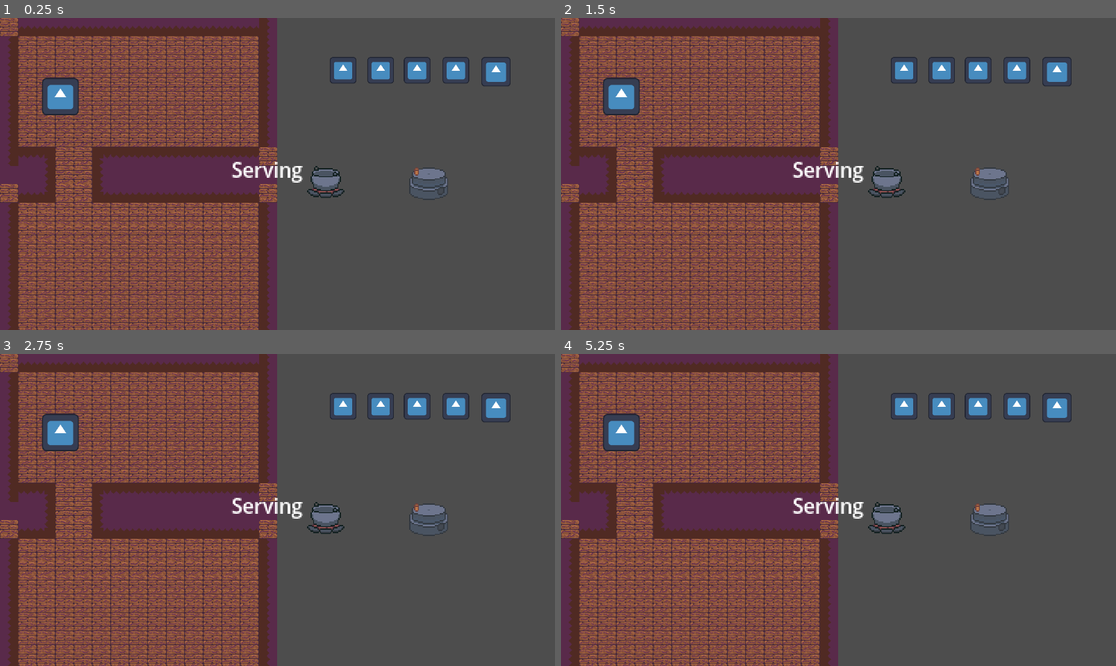
Above: before the commit, frames 1-4 (two rows, left to right).
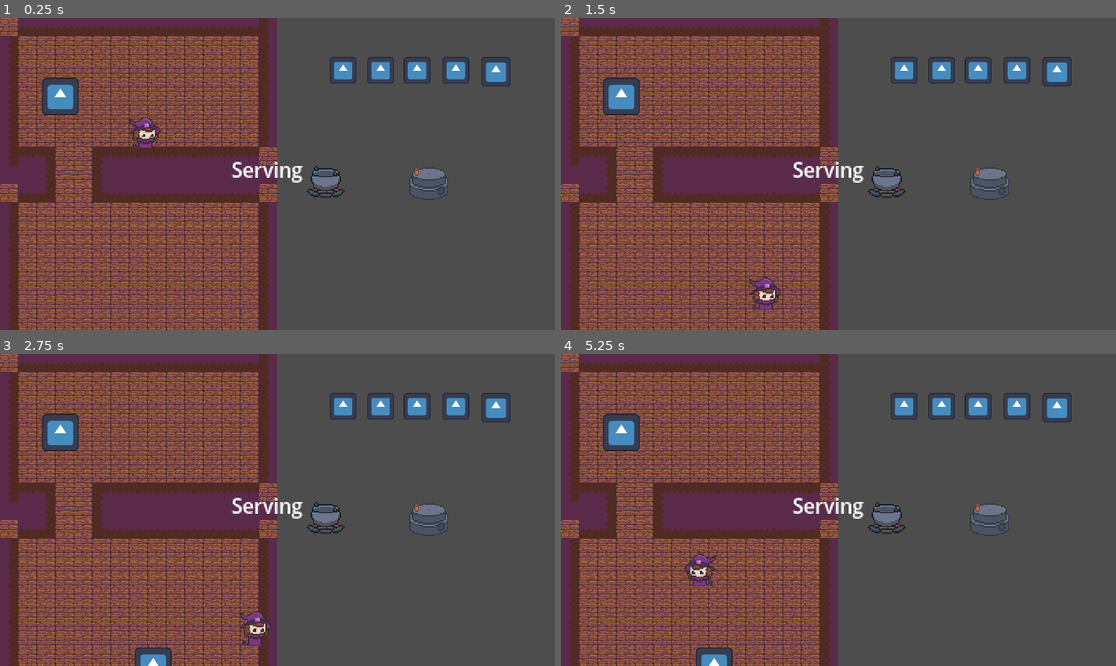
Above: after the commit, the same moments.

Repository: Yatagarasu163/apothecary-allergies
Game: Godot game, scene res://Assets/Scenes/testing_scene.tscn
Two runs of this game, one before a commit and one after it. Both use one fixed random seed, a clock stepped at 60 frames per second and the inputs below. The engine's default icon, where the game draws it, is replaced by a stand-in: a white triangle on a blue panel in a dark square.
Inputs:
- Up to frame 1 (0.25 s): no input
- Up to frame 2 (1.5 s): tap Enter at 0.5 s; hold D (WalkRight) 0.53-1.28 s; tap E (Add) at 0.6 s; hold S (WalkDown) from 1.28 s (still down); tap Space (Dash) at 1.35 s
- Up to frame 3 (2.75 s): release S (WalkDown) at 2.03 s; hold D (WalkRight) from 2.03 s (still down); tap F (Interact) at 2.1 s
- Up to frame 4 (5.25 s): release D (WalkRight) at 2.78 s; hold W (WalkUp) 2.78-3.53 s; tap one key every 0.75 s from 2.85 s: E (Add) Space (Dash) F (Interact) E (Add); hold A (WalkLeft) 3.53-5.03 s; hold S (WalkDown) from 5.03 s (still down)

The runs differ from the first frame. In frame 1, 0.3% of the frame differs, in the area x 23-29%, y 31-42%; in frame 2, 0.4%; in frame 3, 0.8%, in the area x 24-49%, y 82-100%; in frame 4, 0.8%.

Commit message:
player movement changes

Diff:
--- a/Assets/Prefabs/patient.tscn
+++ b/Assets/Prefabs/patient.tscn
@@ -2,7 +2,7 @@
 
 [ext_resource type="Script" uid="uid://gnamq3aldr64" path="res://Assets/Scripts/Patient Scripts/patient.gd" id="1_3c0vk"]
 [ext_resource type="Texture2D" uid="uid://c53wg8pq2wx7k" path="res://icon.svg" id="1_5ji0t"]
-[ext_resource type="PackedScene" uid="uid://cbbte4do35776" path="res://Assets/Prefabs/chat_bubble.tscn" id="2_7hvhy"]
+[ext_resource type="PackedScene" uid="uid://cbbte4do35776" path="res://Assets/Prefabs/Chat_Bubble.tscn" id="2_7hvhy"]
 
 [sub_resource type="AtlasTexture" id="AtlasTexture_7hvhy"]
 atlas = ExtResource("1_5ji0t")
@@ -26,7 +26,6 @@
 
 [node name="Patient" type="Node2D" unique_id=1386610887]
 texture_filter = 3
-position = Vector2(658, 2419)
 script = ExtResource("1_3c0vk")
 
 [node name="CharacterBody2D" type="CharacterBody2D" parent="." unique_id=390868079 groups=["Patient"]]
--- a/Assets/Prefabs/player.tscn
+++ b/Assets/Prefabs/player.tscn
@@ -19,13 +19,13 @@
 atlas = ExtResource("2_tgki7")
 region = Rect2(0, 96, 32, 32)
 
+[sub_resource type="AtlasTexture" id="AtlasTexture_v0672"]
+atlas = ExtResource("2_tgki7")
+region = Rect2(64, 64, 32, 32)
+
 [sub_resource type="AtlasTexture" id="AtlasTexture_7xaxw"]
 atlas = ExtResource("2_tgki7")
 region = Rect2(96, 64, 32, 32)
-
-[sub_resource type="AtlasTexture" id="AtlasTexture_v0672"]
-atlas = ExtResource("2_tgki7")
-region = Rect2(64, 64, 32, 32)
 
 [sub_resource type="AtlasTexture" id="AtlasTexture_2ehil"]
 atlas = ExtResource("2_tgki7")
@@ -152,10 +152,10 @@
 }, {
 "frames": [{
 "duration": 1.0,
+"texture": SubResource("AtlasTexture_v0672")
+}, {
+"duration": 1.0,
 "texture": SubResource("AtlasTexture_7xaxw")
-}, {
-"duration": 1.0,
-"texture": SubResource("AtlasTexture_v0672")
 }, {
 "duration": 1.0,
 "texture": SubResource("AtlasTexture_2ehil")
@@ -280,7 +280,8 @@
 position = Vector2(-1.0000019, -2.000002)
 scale = Vector2(4, 4)
 sprite_frames = SubResource("SpriteFrames_eot0c")
-animation = &"Walk_LeftBack"
+animation = &"Idle_RightFront"
+frame_progress = 0.1549724
 
 [node name="Player Collider" type="CollisionShape2D" parent="." unique_id=601112474]
 position = Vector2(7.1525574e-07, 23.5)
--- a/Assets/Scenes/testing_scene.tscn
+++ b/Assets/Scenes/testing_scene.tscn
@@ -1,6 +1,6 @@
 [gd_scene format=4 uid="uid://coobctfje2xa4"]
 
-[ext_resource type="PackedScene" uid="uid://b8pcqjalon378" path="res://Assets/Prefabs/player.tscn" id="1_k6s54"]
+[ext_resource type="PackedScene" uid="uid://b8pcqjalon378" path="res://Assets/Prefabs/Player.tscn" id="1_k6s54"]
 [ext_resource type="Script" uid="uid://c47eytvl5xbe0" path="res://Assets/Scripts/roomCamTrigger.gd" id="2_7tmfp"]
 [ext_resource type="PackedScene" uid="uid://b40l382tqoc3" path="res://Assets/Prefabs/Pestle.tscn" id="4_oceud"]
 [ext_resource type="Texture2D" uid="uid://dt312itx5pv75" path="res://Assets/Sprites/Tileset/floor tile.png" id="5_4h7gu"]
@@ -83,7 +83,7 @@
 [node name="Testing Scene" type="Node2D" unique_id=1542158696]
 
 [node name="Player" parent="." unique_id=1739173272 instance=ExtResource("1_k6s54")]
-position = Vector2(541, 1311)
+position = Vector2(504, 389)
 dash_speed = 15000
 
 [node name="Pestle" parent="." unique_id=205812332 instance=ExtResource("4_oceud")]
--- a/Assets/Scripts/game_manager.gd
+++ b/Assets/Scripts/game_manager.gd
@@ -21,10 +21,10 @@
 			};
 enum antidotes {}
 @onready var items_sprites: Array[Texture] = [
-	preload("res://Assets/Sprites/Sprite Sheets/nyaa_leaf.png"),
-	preload("res://Assets/Sprites/Sprite Sheets/star_flower.png"),
-	preload("res://Assets/Sprites/Sprite Sheets/oof_rock.png"),
-	preload("res://Assets/Sprites/Sprite Sheets/dragon_scale.png"),
+	preload("res://Assets/Sprites/Ingredients/nyaa_leaf.png"),
+	preload("res://Assets/Sprites/Ingredients/star_flower.png"),
+	preload("res://Assets/Sprites/Ingredients/oof_rock.png"),
+	preload("res://Assets/Sprites/Ingredients/dragon_scale.png"),
 
 	preload("res://icon.svg"),
 	preload("res://icon.svg"),
@@ -36,7 +36,7 @@
 	preload("res://icon.svg"),
 	preload("res://icon.svg"),
 	preload("res://icon.svg"),
-	preload("res://Assets/Sprites/Sprite Sheets/sack-of-onions.png"),
+	preload("res://Assets/Sprites/Antidote/sack-of-onions.png"),
 	preload("res://icon.svg"),
 ]
 
--- a/Assets/Scripts/player.gd
+++ b/Assets/Scripts/player.gd
@@ -16,7 +16,9 @@
 
 func handleInput():
 	moveDirection = Input.get_vector("WalkLeft","WalkRight","WalkUp","WalkDown")
-	velocity = moveDirection * base_speed;
+	velocity += moveDirection * base_speed / 10;
+
+	velocity = lerp(velocity, Vector2.ZERO, 0.1)
 
 	if Input.is_action_just_pressed("Dash") && current_dash_cooldown <= 0:
 		current_dash_cooldown = dash_cooldown;
Renamed: Assets/Sprites/Sprite Sheets/sack-of-onions.png -> Assets/Sprites/Antidote/sack-of-onions.png
Not shown, changed: Assets/Sprites/Antidote/sack-of-onions.png.import
Renamed: Assets/Sprites/Sprite Sheets/dragon_scale.png -> Assets/Sprites/Ingredients/dragon_scale.png
Not shown, changed: Assets/Sprites/Ingredients/dragon_scale.png.import
Renamed: Assets/Sprites/Sprite Sheets/nyaa_leaf.png -> Assets/Sprites/Ingredients/nyaa_leaf.png
Not shown, changed: Assets/Sprites/Ingredients/nyaa_leaf.png.import
Renamed: Assets/Sprites/Sprite Sheets/oof_rock.png -> Assets/Sprites/Ingredients/oof_rock.png
Not shown, changed: Assets/Sprites/Ingredients/oof_rock.png.import
Renamed: Assets/Sprites/Sprite Sheets/star_flower.png -> Assets/Sprites/Ingredients/star_flower.png
Not shown, added: Assets/Sprites/Ingredients/star_flower.png.import
Binary file added: Assets/Sprites/Sprite Sheets/Sickness.png
Not shown, changed: Assets/Sprites/Sprite Sheets/Sickness.png.import
(and 2 more such lines)
